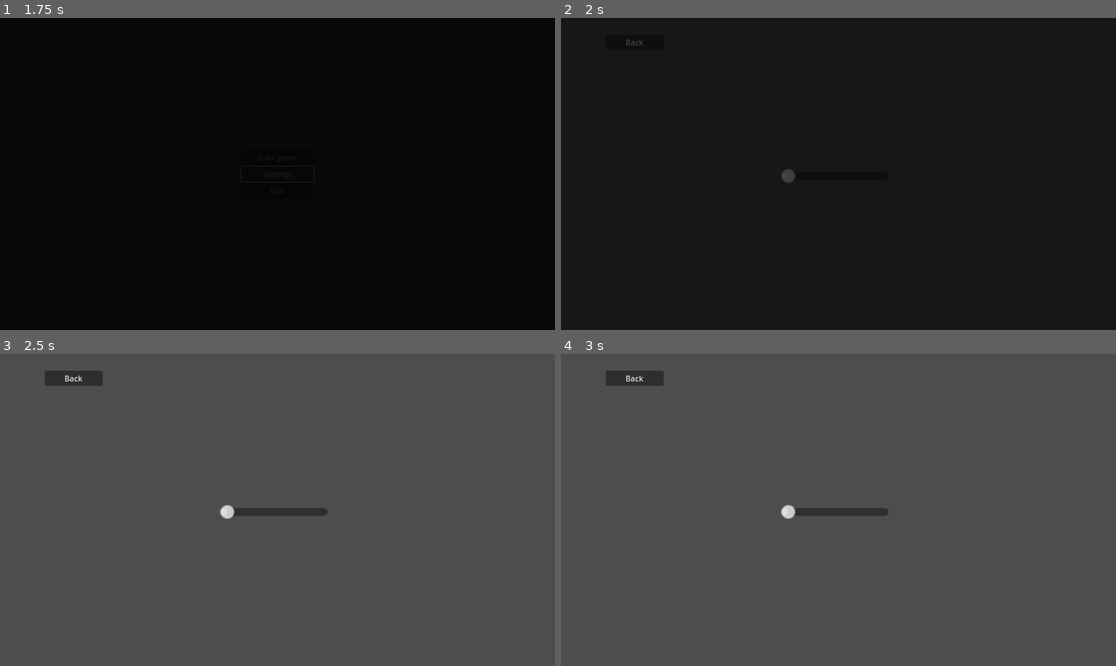
Above: before the commit, frames 1-4 (two rows, left to right).
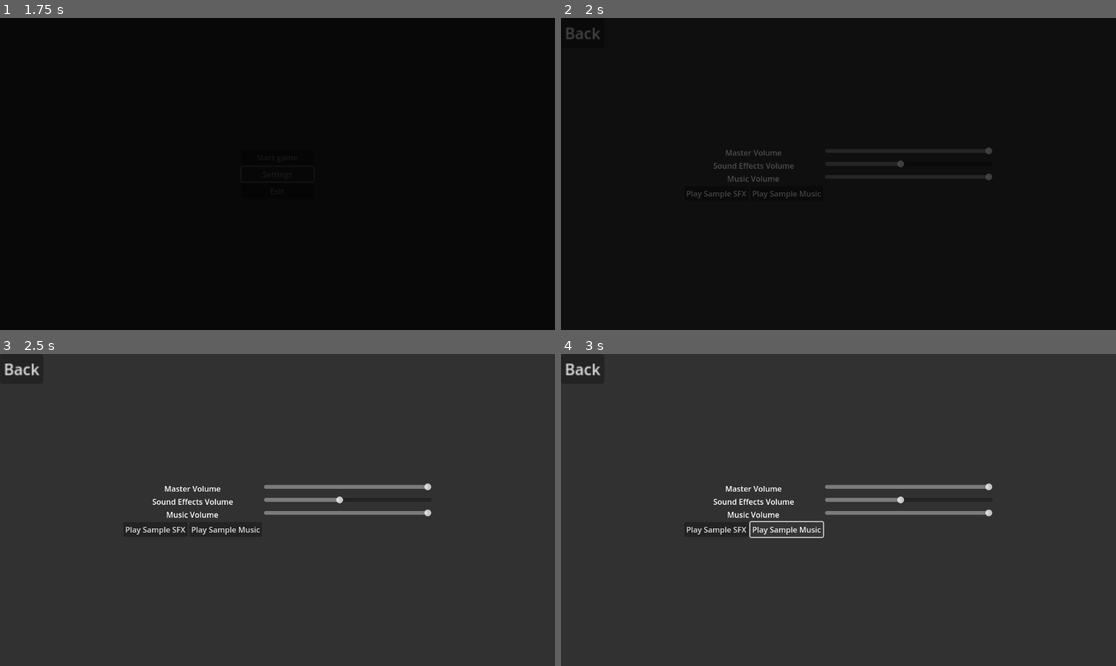
Above: after the commit, the same moments.

Repository: kytoaa/gmtk-project-2025
Game: Godot game, scene res://globals/root.tscn
Same seed, same stepped clock (60 frames per second), same inputs: the game is played once before the commit and once after it.
Inputs (mouse positions are in pixels of both pictures, inside the frame that each line leads up to):
- Up to frame 1 (1.75 s): click "Settings" at 1.25 s
- Up to frame 2 (2 s): no input
- Up to frame 3 (2.5 s): click "Back" at 2 s
- Up to frame 4 (3 s): click (788, 528) at 2.75 s, where only the run after the commit has a clickable "Play Sample Music"

Frame 1 is identical in both runs. In frame 2, 0.5% of the frame differs, in the area x 1-78%, y 3-58%; in frame 3, 99%, in the area x 0-100%, y 0-100%; in frame 4, 98%.

Commit message:
add volume sliders

Diff:
--- /dev/null
+++ b/default_bus_layout.tres
@@ -0,0 +1,15 @@
+[gd_resource type="AudioBusLayout" format=3 uid="uid://cwbtbj7ii2v20"]
+
+[resource]
+bus/1/name = &"Music"
+bus/1/solo = false
+bus/1/mute = false
+bus/1/bypass_fx = false
+bus/1/volume_db = 0.0
+bus/1/send = &"Master"
+bus/2/name = &"Sfx"
+bus/2/solo = false
+bus/2/mute = false
+bus/2/bypass_fx = false
+bus/2/volume_db = -6.91795
+bus/2/send = &"Master"
--- /dev/null
+++ b/globals/audio_manager.gd
@@ -0,0 +1 @@
+extends Node
--- a/globals/navigation_manager.gd
+++ b/globals/navigation_manager.gd
@@ -14,8 +14,6 @@
 
 	await SignalBus.on_scene_transition_fade_to_black
 
-	print(scene.get_state())
-
 	for loaded_scene in scenes:
 		loaded_scene.queue_free()
 
--- a/project.godot
+++ b/project.godot
@@ -20,6 +20,7 @@
 NavigationManager="*res://globals/navigation_manager.tscn"
 TransitionScreen="*res://globals/transition_screen.tscn"
 SignalBus="*res://globals/signal_bus.tscn"
+AudioManager="*res://globals/audio_manager.gd"
 
 [rendering]
 
--- a/ui/main_menu.tscn
+++ b/ui/main_menu.tscn
@@ -40,6 +40,8 @@
 layout_mode = 2
 text = "Exit"
 
+[node name="AudioStreamPlayer" type="AudioStreamPlayer" parent="."]
+
 [connection signal="pressed" from="VBoxContainer/StartGame" to="." method="on_start_game_pressed"]
 [connection signal="pressed" from="VBoxContainer/Settings" to="." method="on_settings_pressed"]
 [connection signal="pressed" from="VBoxContainer/Exit" to="." method="on_exit_pressed"]
--- /dev/null
+++ b/ui/music_button.gd
@@ -0,0 +1,6 @@
+extends Button
+
+@onready var audio_player = $MusicPlayer
+
+func on_button_pressed():
+	audio_player.playing = !audio_player.playing
--- a/ui/settings.gd
+++ b/ui/settings.gd
@@ -1,4 +1,44 @@
 extends Control
+
+@onready var master_index = AudioServer.get_bus_index("Master")
+@onready var music_index = AudioServer.get_bus_index("Music")
+@onready var sfx_index = AudioServer.get_bus_index("Sfx")
+@onready var color_rect = $ColorRect
+
+@onready var master_volume_slider = $MarginContainer/VBoxContainer/GridContainer2/MasterVolume
+@onready var sfx_volume_slider = $MarginContainer/VBoxContainer/GridContainer2/SfxVolume
+@onready var music_volume_slider = $MarginContainer/VBoxContainer/GridContainer2/MusicVolume
+
+@onready var sfx_player = $SfxPlayer
+@onready var music_player = $MusicPlayer
+
+var master_volume: float
+var music_volume: float
+var sfx_volume: float
+
+func _ready():
+	color_rect.mouse_filter = Control.MOUSE_FILTER_STOP
+	master_volume = db_to_linear(AudioServer.get_bus_volume_db(master_index))
+	music_volume = db_to_linear(AudioServer.get_bus_volume_db(music_index))
+	sfx_volume = db_to_linear(AudioServer.get_bus_volume_db(sfx_index))
+	master_volume_slider.value = master_volume
+	music_volume_slider.value = music_volume
+	sfx_volume_slider.value = sfx_volume
 
 func on_back_pressed():
 	NavigationManager.go_to_scene(SceneList.main_menu())
+
+func on_master_volume_changed(value: float):
+	AudioServer.set_bus_volume_db(master_index, linear_to_db(value))
+
+func on_music_volume_changed(value: float):
+	AudioServer.set_bus_volume_db(music_index, linear_to_db(value))
+
+func on_sfx_volume_changed(value: float):
+	AudioServer.set_bus_volume_db(sfx_index, linear_to_db(value))
+
+func on_sfx_button_pressed():
+	sfx_player.playing = !sfx_player.playing
+
+func on_music_button_pressed():
+	music_player.playing = !music_player.playing
--- a/ui/settings.tscn
+++ b/ui/settings.tscn
@@ -1,6 +1,8 @@
-[gd_scene load_steps=2 format=3 uid="uid://bq406r2elct1v"]
+[gd_scene load_steps=4 format=3 uid="uid://bq406r2elct1v"]
 
 [ext_resource type="Script" uid="uid://bs1vmsrc2v8lh" path="res://ui/settings.gd" id="1_7kwmf"]
+[ext_resource type="AudioStream" uid="uid://bnkcglb5aggs1" path="res://sounds/sample_sfx.mp3" id="3_feasd"]
+[ext_resource type="AudioStream" uid="uid://cxu73rrf70o2w" path="res://sounds/sample_music.mp3" id="6_045ga"]
 
 [node name="Settings" type="Control"]
 layout_mode = 3
@@ -11,27 +13,105 @@
 grow_vertical = 2
 script = ExtResource("1_7kwmf")
 
-[node name="HSlider" type="HSlider" parent="."]
+[node name="SfxPlayer" type="AudioStreamPlayer" parent="."]
+stream = ExtResource("3_feasd")
+bus = &"Sfx"
+
+[node name="MusicPlayer" type="AudioStreamPlayer" parent="."]
+stream = ExtResource("6_045ga")
+bus = &"Music"
+
+[node name="ColorRect" type="ColorRect" parent="."]
 layout_mode = 1
-anchors_preset = 8
-anchor_left = 0.5
-anchor_top = 0.5
-anchor_right = 0.5
-anchor_bottom = 0.5
-offset_left = -120.0
-offset_top = -12.0
-offset_right = -8.0
-offset_bottom = 4.0
+anchors_preset = 15
+anchor_right = 1.0
+anchor_bottom = 1.0
 grow_horizontal = 2
 grow_vertical = 2
+color = Color(0.190762, 0.190762, 0.190762, 1)
+
+[node name="MarginContainer" type="MarginContainer" parent="."]
+layout_mode = 1
+anchors_preset = 15
+anchor_right = 1.0
+anchor_bottom = 1.0
+grow_horizontal = 2
+grow_vertical = 2
+theme_override_constants/margin_left = 256
+theme_override_constants/margin_right = 256
+
+[node name="VBoxContainer" type="VBoxContainer" parent="MarginContainer"]
+layout_mode = 2
+theme_override_constants/separation = 25
+alignment = 1
+
+[node name="GridContainer2" type="GridContainer" parent="MarginContainer/VBoxContainer"]
+layout_mode = 2
+size_flags_vertical = 4
+columns = 2
+
+[node name="MasterLabel" type="Label" parent="MarginContainer/VBoxContainer/GridContainer2"]
+layout_mode = 2
+text = "Master Volume"
+horizontal_alignment = 1
+
+[node name="MasterVolume" type="HSlider" parent="MarginContainer/VBoxContainer/GridContainer2"]
+layout_mode = 2
+size_flags_horizontal = 3
+max_value = 1.0
+step = 0.025
+value = 0.5
+ticks_on_borders = true
+
+[node name="SfxLabel" type="Label" parent="MarginContainer/VBoxContainer/GridContainer2"]
+layout_mode = 2
+text = "Sound Effects Volume"
+horizontal_alignment = 1
+
+[node name="SfxVolume" type="HSlider" parent="MarginContainer/VBoxContainer/GridContainer2"]
+layout_mode = 2
+max_value = 1.0
+step = 0.025
+value = 0.5
+
+[node name="MusicLabel" type="Label" parent="MarginContainer/VBoxContainer/GridContainer2"]
+layout_mode = 2
+text = "Music Volume"
+horizontal_alignment = 1
+
+[node name="MusicVolume" type="HSlider" parent="MarginContainer/VBoxContainer/GridContainer2"]
+layout_mode = 2
+max_value = 1.0
+step = 0.025
+value = 0.5
+
+[node name="HBoxContainer" type="HBoxContainer" parent="MarginContainer/VBoxContainer/GridContainer2"]
+layout_mode = 2
+
+[node name="SfxButton" type="Button" parent="MarginContainer/VBoxContainer/GridContainer2/HBoxContainer"]
+layout_mode = 2
+size_flags_horizontal = 4
+size_flags_vertical = 0
+text = "Play Sample SFX"
+
+[node name="MusicButton" type="Button" parent="MarginContainer/VBoxContainer/GridContainer2/HBoxContainer"]
+layout_mode = 2
+text = "Play Sample Music"
+
+[node name="MarginContainer2" type="MarginContainer" parent="."]
+layout_mode = 0
+offset_right = 45.0
+offset_bottom = 31.0
 scale = Vector2(2, 2)
 
-[node name="Button" type="Button" parent="."]
-layout_mode = 0
-offset_left = 93.0
-offset_top = 35.0
-offset_right = 213.0
-offset_bottom = 62.0
+[node name="BackButton" type="Button" parent="MarginContainer2"]
+z_index = 1
+layout_mode = 2
 text = "Back"
 
-[connection signal="pressed" from="Button" to="." method="on_back_pressed"]
+[connection signal="value_changed" from="MarginContainer/VBoxContainer/GridContainer2/MasterVolume" to="." method="on_master_volume_changed"]
+[connection signal="value_changed" from="MarginContainer/VBoxContainer/GridContainer2/SfxVolume" to="." method="on_sfx_volume_changed"]
+[connection signal="value_changed" from="MarginContainer/VBoxContainer/GridContainer2/MusicVolume" to="." method="on_music_volume_changed"]
+[connection signal="pressed" from="MarginContainer/VBoxContainer/GridContainer2/HBoxContainer/SfxButton" to="." method="on_sfx_button_pressed"]
+[connection signal="pressed" from="MarginContainer/VBoxContainer/GridContainer2/HBoxContainer/MusicButton" to="." method="on_music_button_pressed"]
+[connection signal="pressed" from="MarginContainer2/BackButton" to="." method="on_back_pressed"]
--- /dev/null
+++ b/ui/sfx_button.gd
@@ -0,0 +1,6 @@
+extends Button
+
+@onready var audio_player = $SfxPlayer
+
+func on_button_pressed():
+	audio_player.playing = !audio_player.playing
--- /dev/null
+++ b/ui/volume_slider.gd
@@ -0,0 +1,11 @@
+extends HSlider
+
+@export var bus_name: String
+@export var bus_index: int
+
+func _ready():
+	bus_index = AudioServer.get_bus_index(bus_name)
+	value_changed.connect(_on_value_changed)
+
+func _on_value_changed(value: float):
+	AudioServer.set_bus_volume_db(bus_index, linear_to_db(value))
Not shown, added: globals/audio_manager.gd.uid
Not shown, added: sounds/sample_music.mp3.import
Not shown, added: sounds/sample_sfx.mp3.import
Not shown, added: ui/music_button.gd.uid
Not shown, added: ui/sfx_button.gd.uid
Not shown, added: ui/volume_slider.gd.uid
Not shown, added: sounds/sample_music.mp3
Not shown, added: sounds/sample_sfx.mp3
